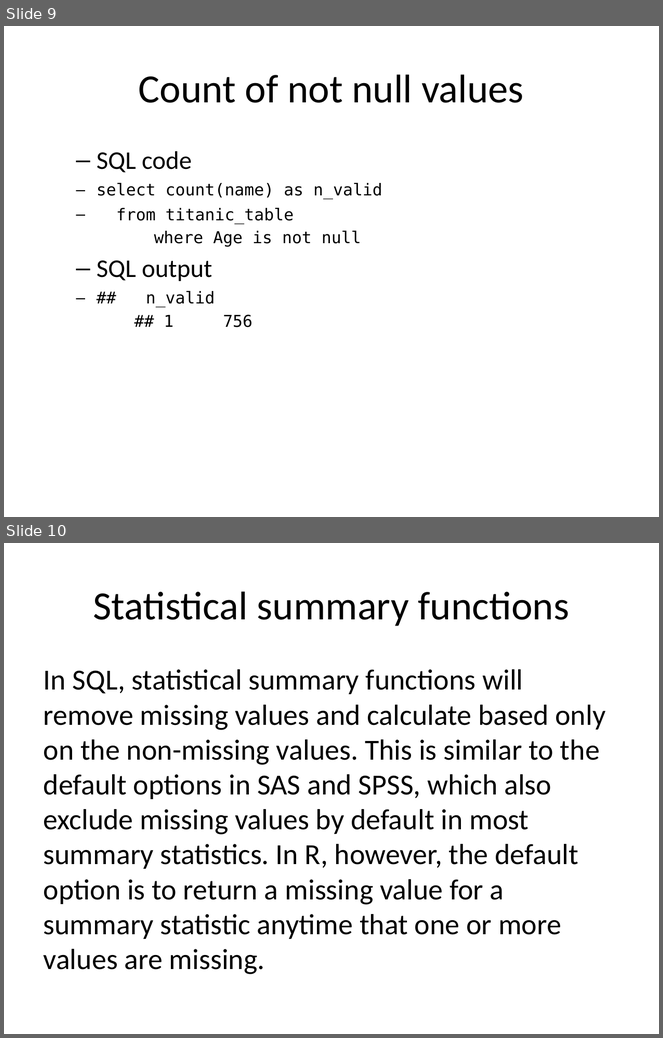
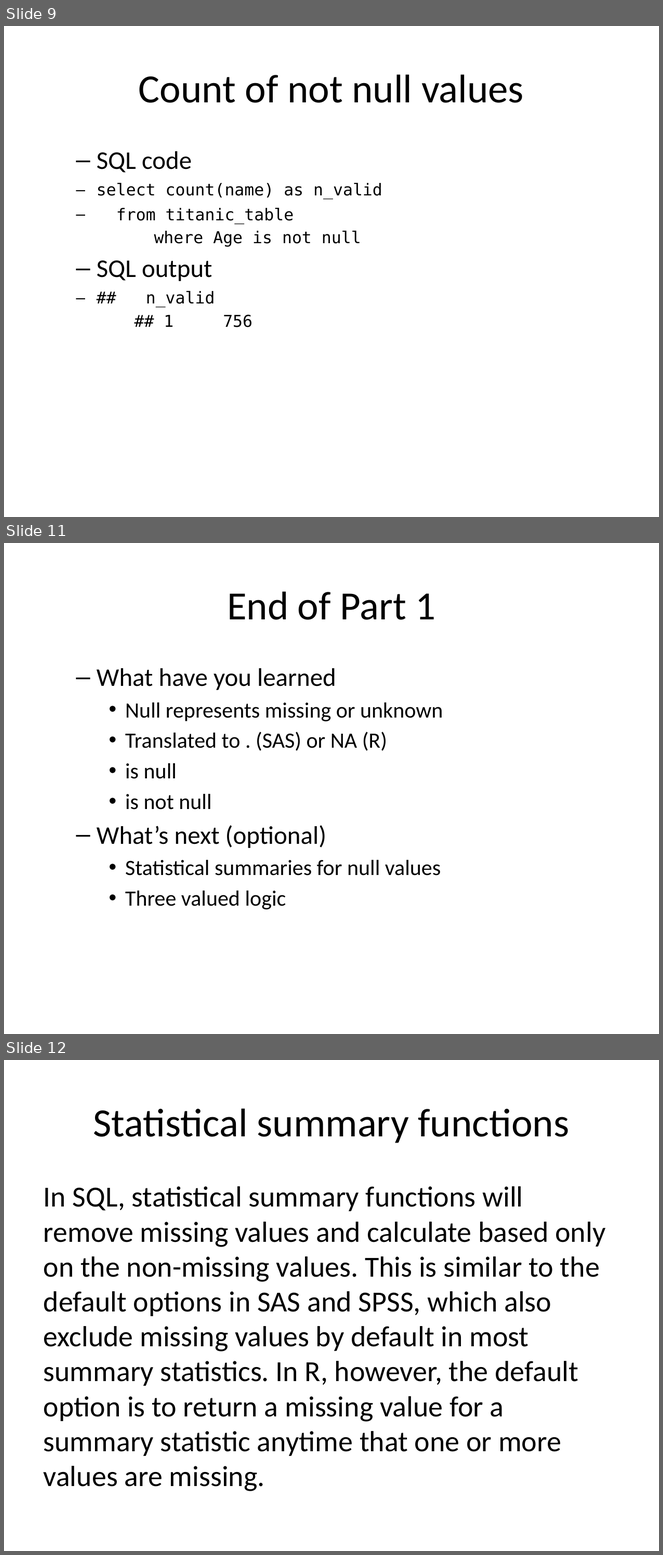
Before and after one commit to pmean/introduction-to-sql, a slide deck: src/null-values.pptx. Shown one above the other, each under a label of ours: slides 9 and 10 before the commit, slides 9, 11 and 12 after it; the slides between them are not shown. The pictures are 663x1038 and 663x1555 pixels, drawn with LibreOffice and Linux fonts; fonts in the diff are those of the drawing. Boxes give left, top, right and bottom in pixels: in the first picture for what was removed or moved away, otherwise in the second. Text is boxed around its words. In the diff, an @@ line names an element or a change of style, - is before the commit and + after.

Commit message:
Split null-values lecture into two parts

```diff
--- a/src/null-values.pptx
+++ b/src/null-values.pptx
@@ slide 11 added at (4,543,659,1034), background #FFFFFF @@
@@ title added at (227,591,436,620), 44 pt, text #000000 @@
+End of Part 1
@@ text added at (97,668,443,910), 24 pt, text #000000 @@
+  – What have you learned
+    • Null represents missing or unknown
+    • Translated to . (SAS) or NA (R)
+    • is null
+    • is not null
+  – What’s next (optional)
+    • Statistical summaries for null values
+    • Three valued logic
@@ what was slide 10 is now slide 12 @@
```
Also in this commit, not shown: 8 slides changed, 4 other slides added, 1 other file.
